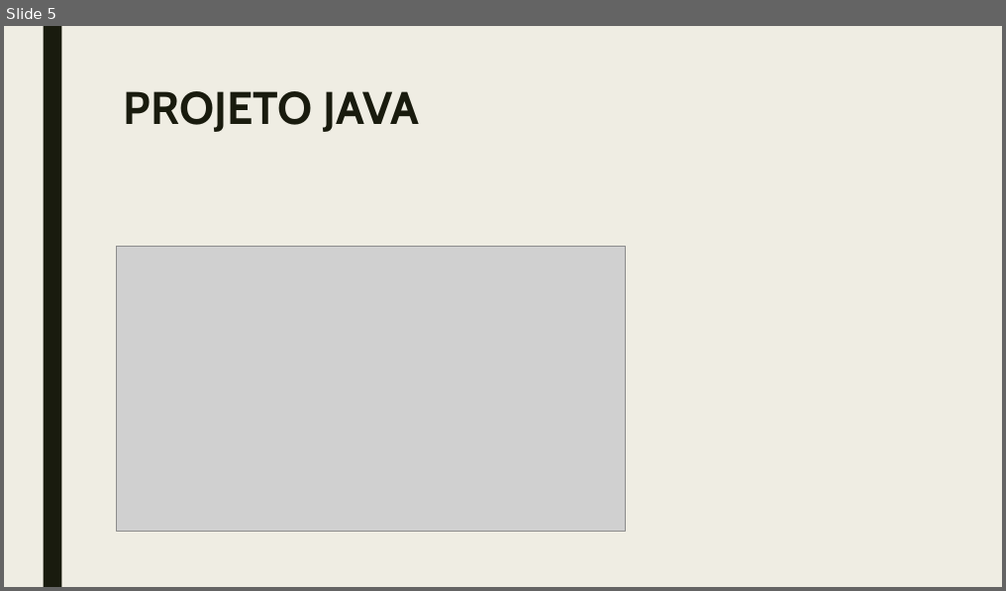
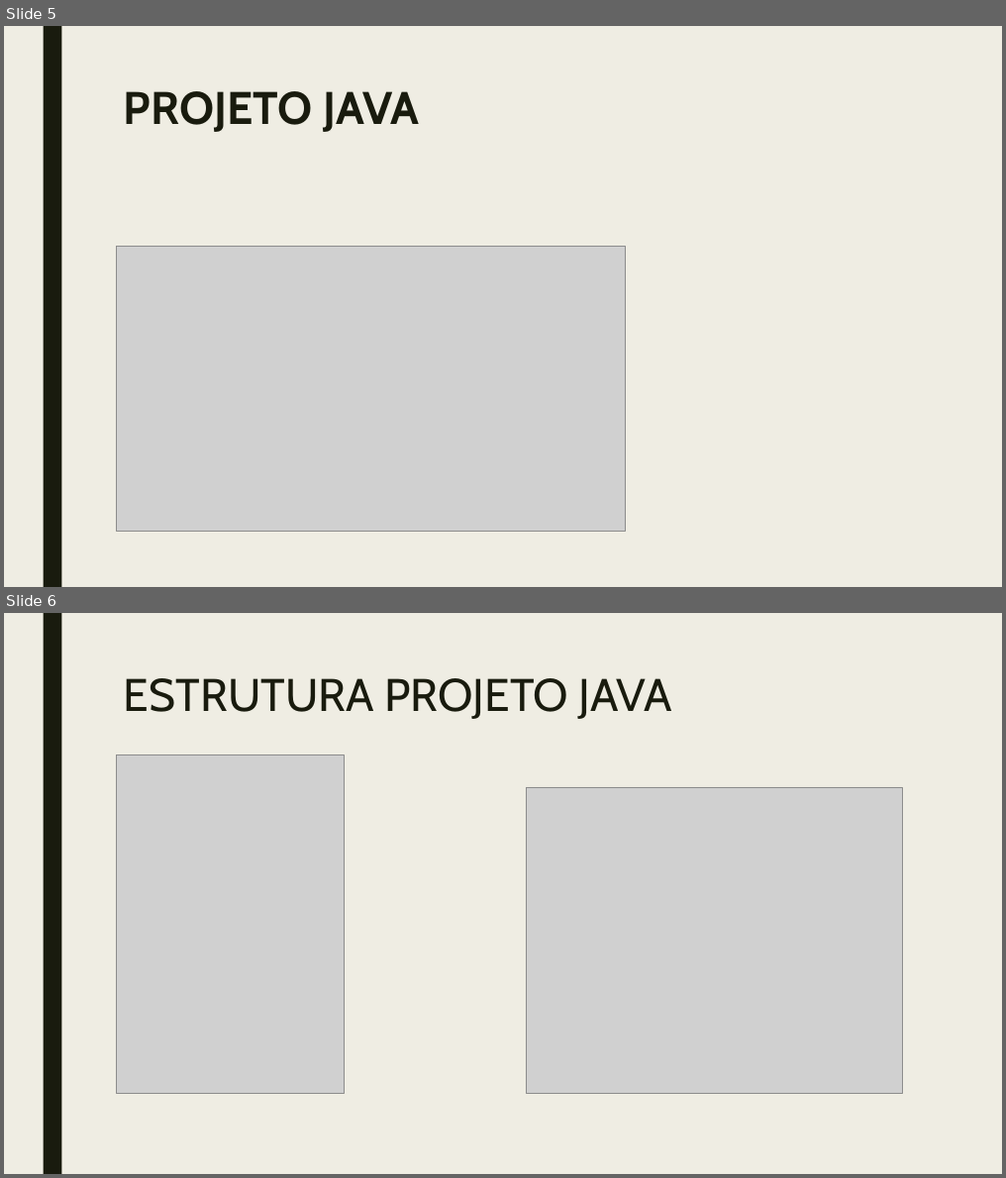
Before and after one commit to Jeffrs123/academy.gama.node, a slide deck: TURING_APRESENTACAO.pptx. Shown one above the other, each under a label of ours: slide 5 before the commit, slides 5 and 6 after it. The pictures are 1006x591 and 1006x1178 pixels, drawn with LibreOffice and Linux fonts; fonts in the diff are those of the drawing; grey boxes stand for pictures. Boxes give left, top, right and bottom in pixels: in the first picture for what was removed or moved away, otherwise in the second. Text is boxed around its words. In the diff, an @@ line names an element or a change of style, - is before the commit and + after.

```diff
--- a/TURING_APRESENTACAO.pptx
+++ b/TURING_APRESENTACAO.pptx
@@ slide 6 added at bbox=[4, 613, 1002, 1174], background #EFEDE3; not listed: 1 template element that a slide beside it also shows @@
@@ title added at bbox=[124, 678, 672, 719], 44 pt, text #191B0E @@
+ESTRUTURA PROJETO JAVA
@@ picture added at bbox=[116, 756, 345, 1093] @@
@@ picture added at bbox=[526, 787, 902, 1093] @@
```
Also in this commit, not shown: 1 slide changed, 2 other slides added, 1 slide removed.
